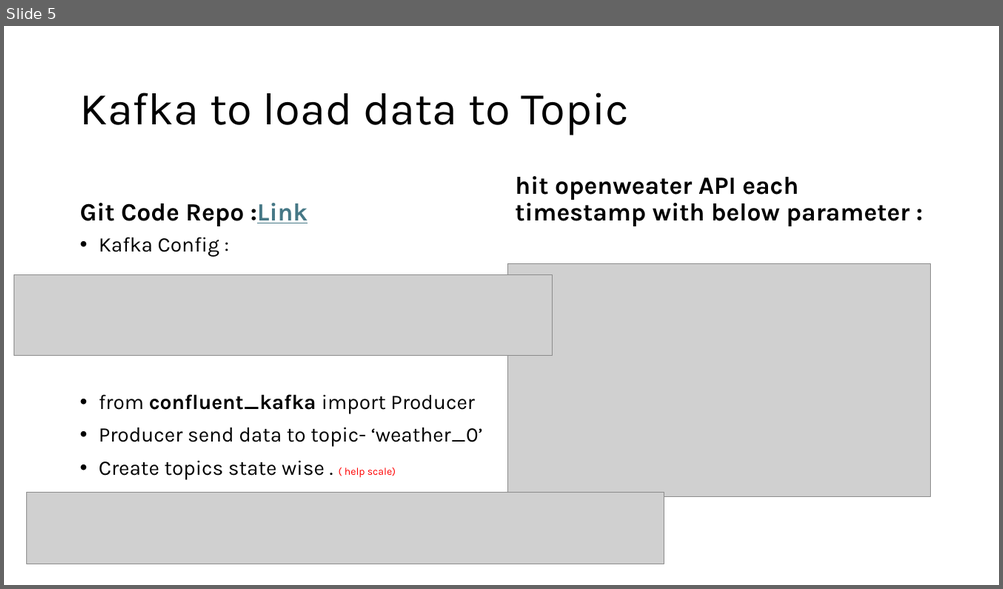
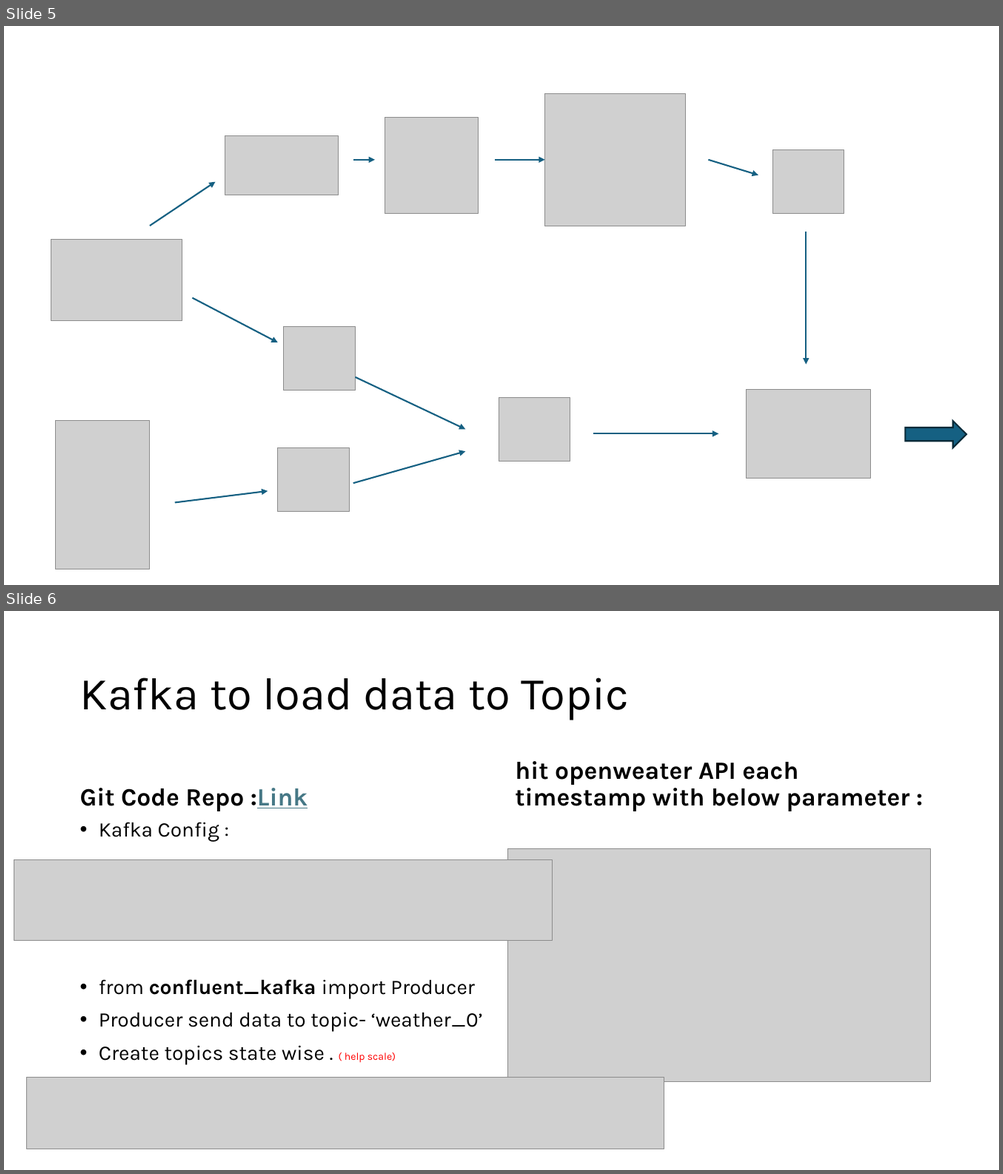
Before and after one commit to cksinghnet/Weather-Based-Grid-Optimization, a slide deck: DataEnggFinalProjectPPT.pptx. Shown one above the other, each under a label of ours: slide 5 before the commit, slides 5 and 6 after it. The pictures are 1003x589 and 1003x1174 pixels, drawn with LibreOffice and Linux fonts; fonts in the diff are those of the drawing; grey boxes stand for pictures. Boxes give left, top, right and bottom in pixels: in the first picture for what was removed or moved away, otherwise in the second. Text is boxed around its words. In the diff, an @@ line names an element or a change of style, - is before the commit and + after.

```diff
--- a/DataEnggFinalProjectPPT.pptx
+++ b/DataEnggFinalProjectPPT.pptx
@@ slide 5 added at <box>4,26,999,585</box>, background #FFFFFF @@
@@ picture added at <box>545,94,686,226</box> @@
@@ picture added at <box>225,136,338,195</box> @@
@@ picture added at <box>384,118,478,214</box> @@
@@ picture added at <box>772,150,844,213</box> @@
@@ arrow added from (353, 159) to (375, 159), #156082 1.5 pt @@
@@ arrow added from (495, 159) to (545, 159), #156082 1.5 pt @@
@@ arrow added from (708, 159) to (758, 175), #156082 1.5 pt @@
@@ arrow added from (150, 226) to (215, 182), #156082 1.5 pt @@
@@ picture added at <box>51,239,182,321</box> @@
@@ arrow added from (806, 232) to (806, 365), #156082 1.5 pt @@
@@ arrow added from (192, 298) to (278, 343), #156082 1.5 pt @@
@@ picture added at <box>284,326,356,390</box> @@
@@ arrow added from (356, 378) to (465, 429), #156082 1.5 pt @@
@@ picture added at <box>498,397,570,461</box> @@
@@ picture added at <box>745,390,871,479</box> @@
@@ picture added at <box>56,421,150,570</box> @@
@@ right arrow added at <box>905,421,967,449</box>, fill #156082, outline #092A39 1.5 pt @@
@@ arrow added from (594, 434) to (719, 434), #156082 1.5 pt @@
@@ picture added at <box>278,449,350,511</box> @@
@@ arrow added from (353, 483) to (465, 452), #156082 1.5 pt @@
@@ arrow added from (175, 503) to (267, 491), #156082 1.5 pt @@
@@ what was slide 5 is now slide 6 @@
```
Also in this commit, not shown: 3 slides changed, 2 other slides added, 2 slides removed.
